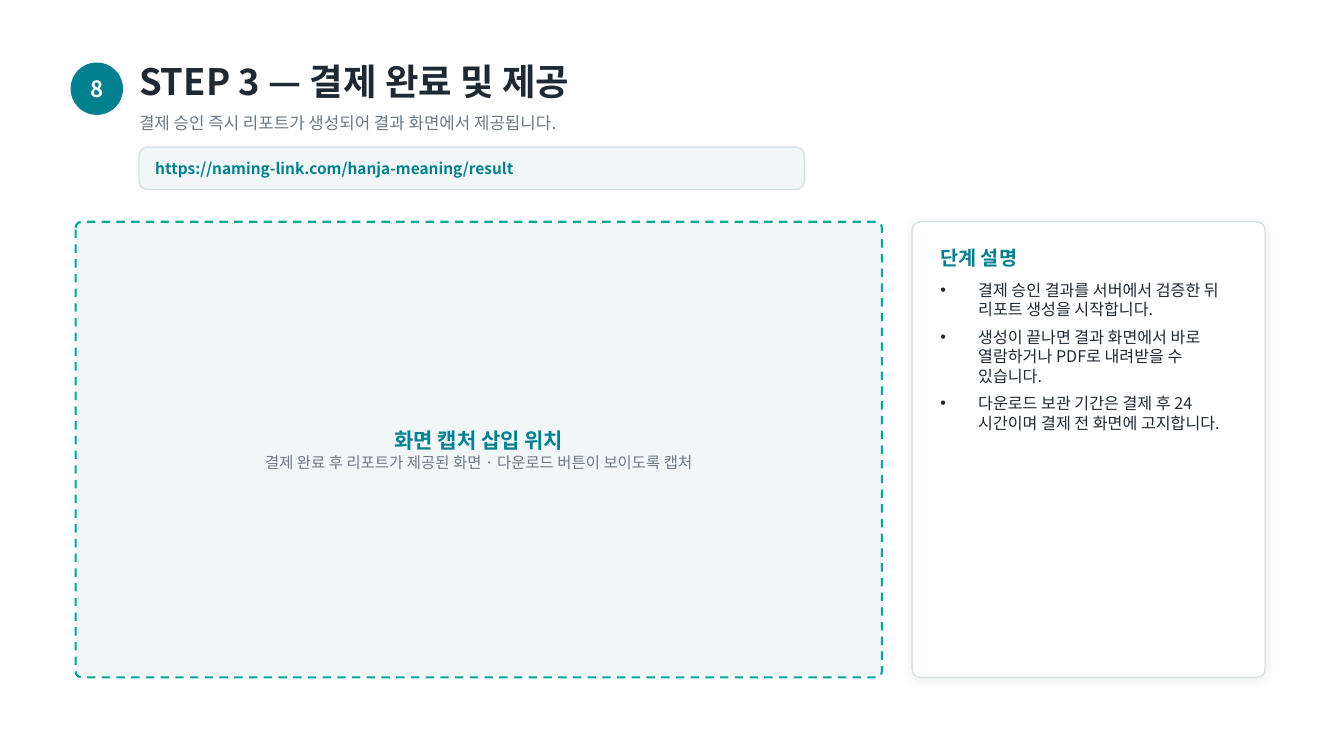
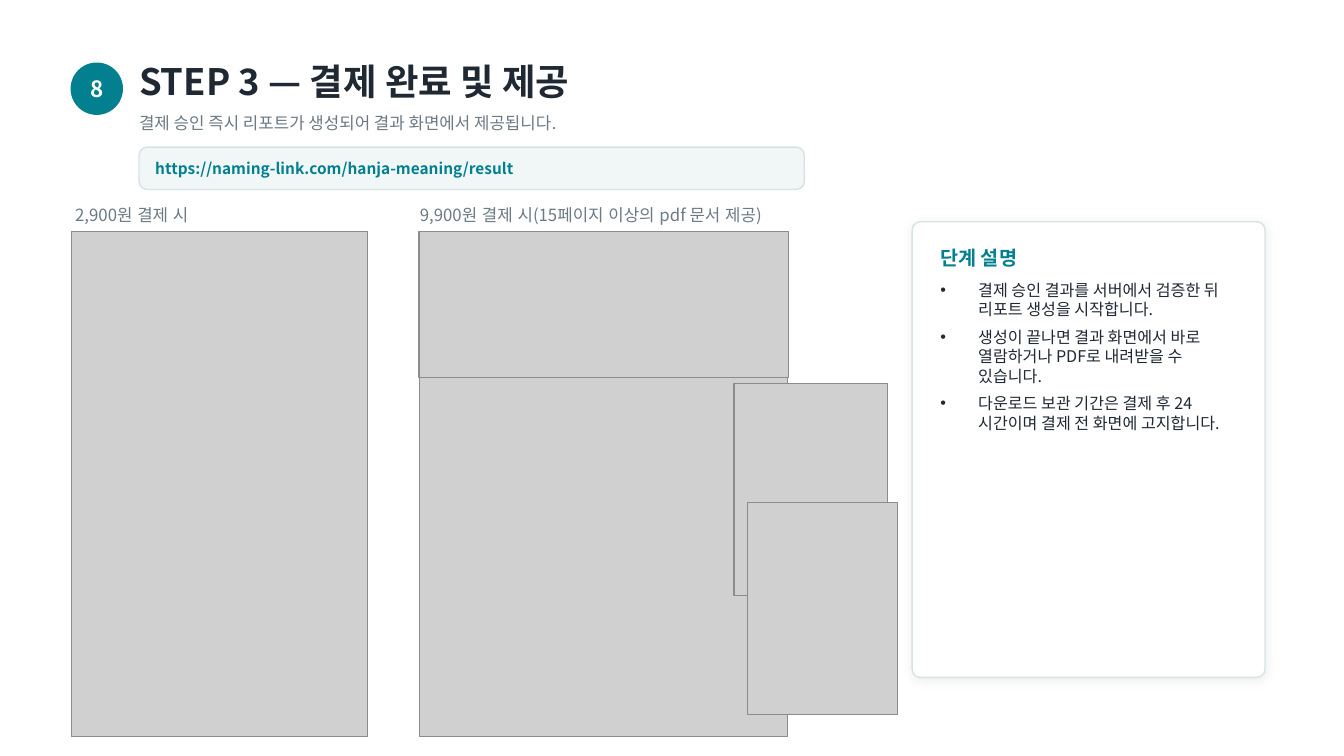
Before and after one commit to whitederrick/naminglink, a slide deck: slide 9 of docs/Naming-Link_결제경로.pptx. Drawn at 1344x756 pixels with LibreOffice and Linux fonts; fonts in the diff are those of the drawing; grey boxes stand for pictures. Boxes give left, top, right and bottom in pixels: in the first picture for what was removed or moved away, otherwise in the second. Text is boxed around its words. In the diff, an @@ line names an element or a change of style, - is before the commit and + after.

```diff
--- a/docs/Naming-Link_결제경로.pptx
+++ b/docs/Naming-Link_결제경로.pptx
@@ text added at [75, 207, 188, 224], 12 pt, text #6B7A85 @@
+2,900원 결제 시
@@ text added at [420, 207, 762, 225], 12 pt, text #6B7A85 @@
+9,900원 결제 시(15페이지 이상의 pdf 문서 제공)
@@ picture added at [72, 232, 368, 737] @@
@@ rounded rectangle removed at [76, 222, 882, 678] @@
@@ picture added at [419, 232, 788, 378] @@
@@ picture added at [420, 378, 788, 737] @@
@@ picture added at [734, 383, 887, 595] @@
@@ text removed at [265, 430, 692, 469] @@
-화면 캡처 삽입 위치
-결제 완료 후 리포트가 제공된 화면 · 다운로드 버튼이 보이도록 캡처
@@ picture added at [748, 503, 897, 715] @@
```
Also in this commit, not shown: 7 other slides changed.
